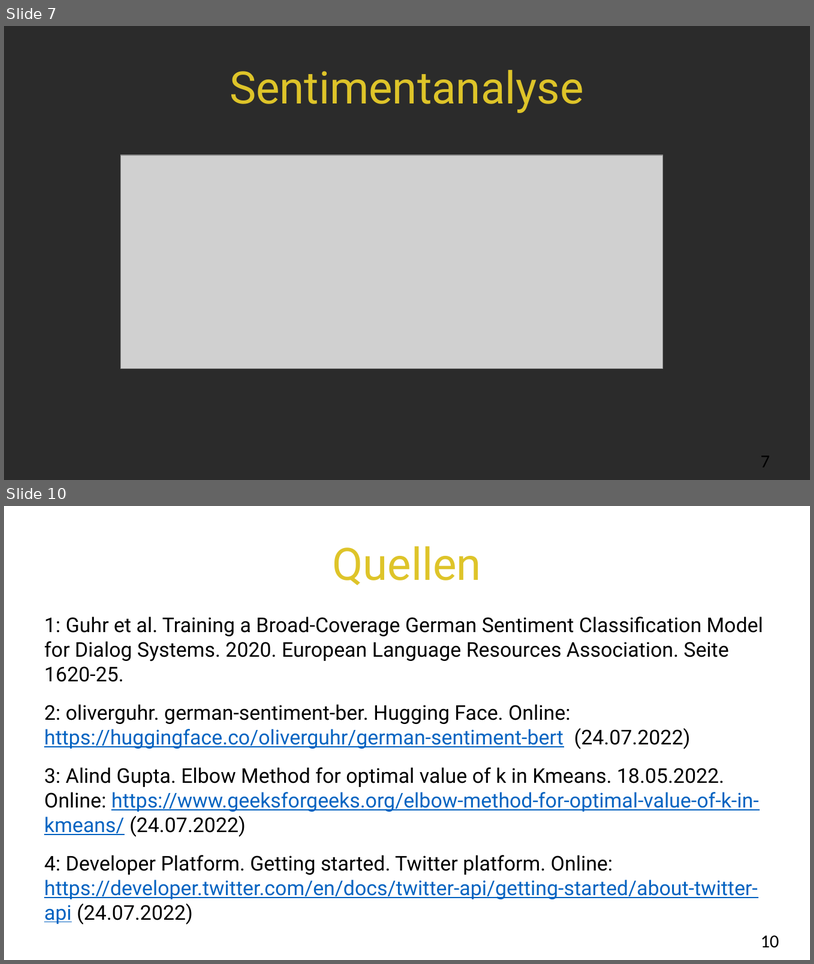
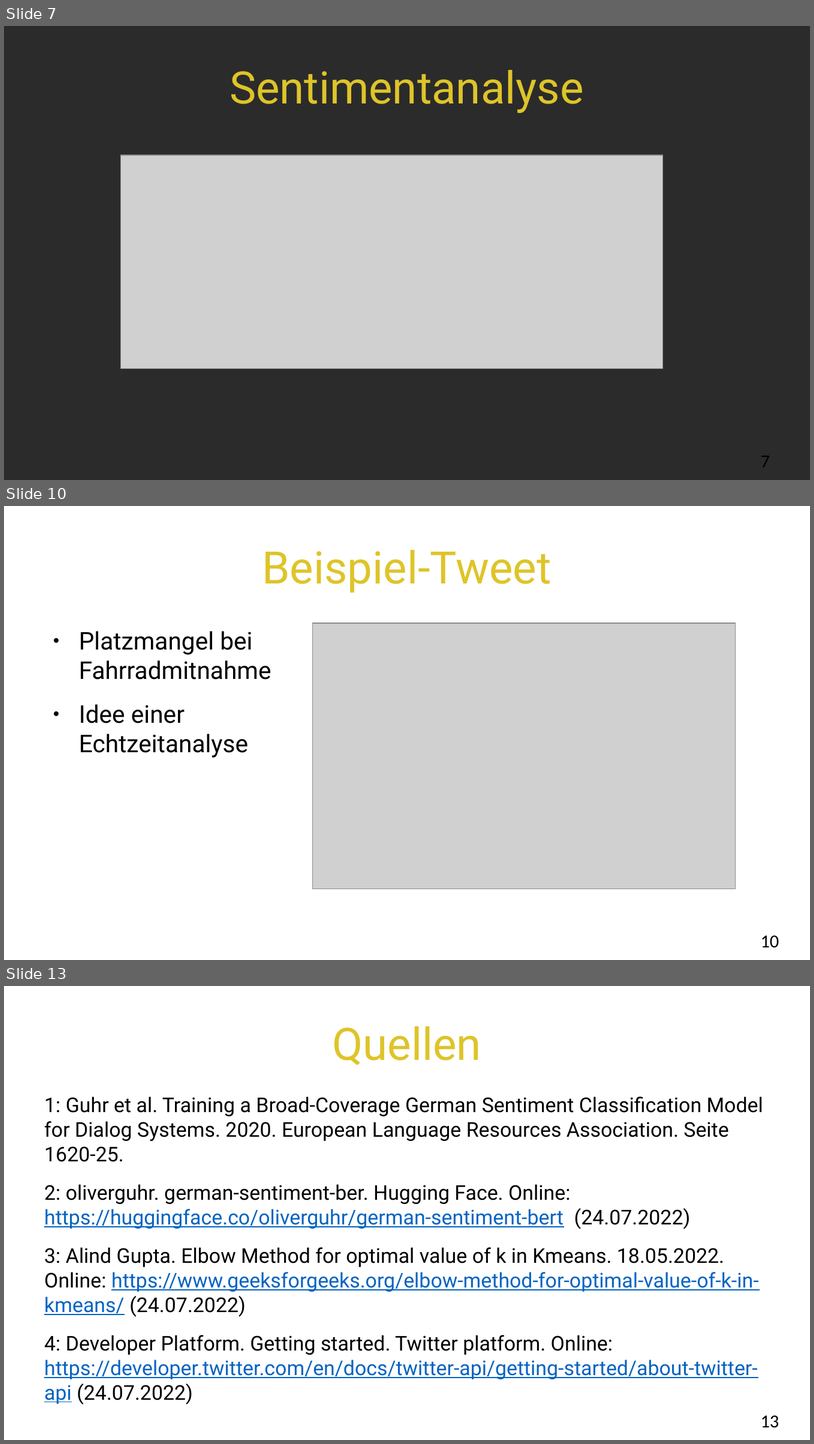
Before and after one commit to ohneBohne/Data_Challenges, a slide deck: Endpräsentation_Fahrrad&Bahn.pptx. Shown one above the other, each under a label of ours: slides 7 and 10 before the commit, slides 7, 10 and 13 after it; the slides between them are not shown. The pictures are 814x964 and 814x1444 pixels, drawn with LibreOffice and Linux fonts; fonts in the diff are those of the drawing; grey boxes stand for pictures; background and template pictures are left out; a plain dark background stands for a picture behind light text. Boxes give left, top, right and bottom in pixels: in the first picture for what was removed or moved away, otherwise in the second. Text is boxed around its words. In the diff, an @@ line names an element or a change of style, - is before the commit and + after.

```diff
--- a/Endpräsentation_Fahrrad&Bahn.pptx
+++ b/Endpräsentation_Fahrrad&Bahn.pptx
@@ slide 10 added at <box>4,506,810,960</box>, background picture (left out) @@
@@ title added at <box>262,550,551,592</box>, 44 pt, text #DEC429 @@
+Beispiel-Tweet
@@ text added at <box>79,631,272,757</box>, 24 pt, text #000000 @@
+● Platzmangel bei Fahrradmitnahme
+● Idee einer Echtzeitanalyse
@@ picture added at <box>313,623,736,889</box> @@
@@ page number added at <box>761,935,780,948</box>, 18 pt, text #000000 @@
+10
@@ what was slide 10 is now slide 13 @@
@@ page number at <box>761,1415,780,1428</box>: text changed @@
-10
+13
```
Also in this commit, not shown: 3 slides changed, 3 other slides added, 1 slide removed, 1 other file.
